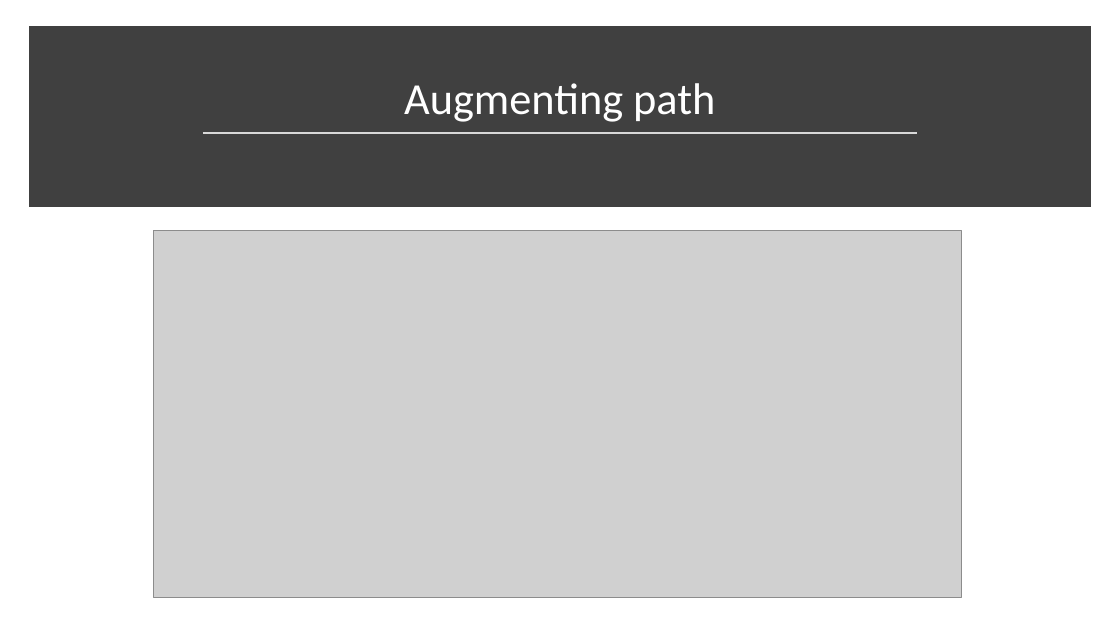
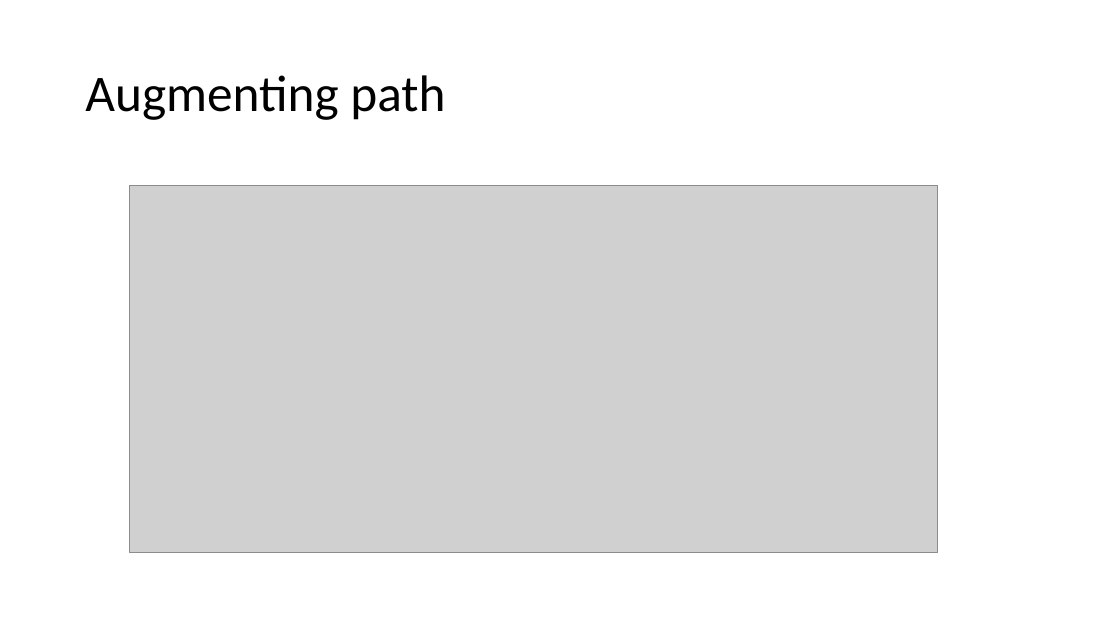
Before and after one commit to LMacPhail/ford-fulkerson, a slide deck: slide 3 of presentation-slides.pptx. Drawn at 1120x630 pixels with LibreOffice and Linux fonts; fonts in the diff are those of the drawing; grey boxes stand for pictures. Boxes give left, top, right and bottom in pixels: in the first picture for what was removed or moved away, otherwise in the second. Text is boxed around its words. In the diff, an @@ line names an element or a change of style, - is before the commit and + after.

Commit message:
removed styles from slides

```diff
--- a/presentation-slides.pptx
+++ b/presentation-slides.pptx
@@ rectangle removed at bbox=[34, 32, 1086, 202] @@
@@ title "Augmenting path": place and size @@
-title "Augmenting path" at bbox=[49, 43, 1072, 129]
+title "Augmenting path" at bbox=[85, 75, 445, 120]
@@ title "Augmenting path" at bbox=[85, 75, 445, 120]: size 38 to 44 pt, text colour #FFFFFF to #000000; alignment centre to left; vertical alignment bottom to middle @@
@@ line removed from (203, 133) to (918, 133) @@
@@ picture: place and size @@
-picture at bbox=[154, 230, 961, 597]
+picture at bbox=[130, 185, 938, 552]
```
Also in this commit, not shown: 4 other slides changed.
